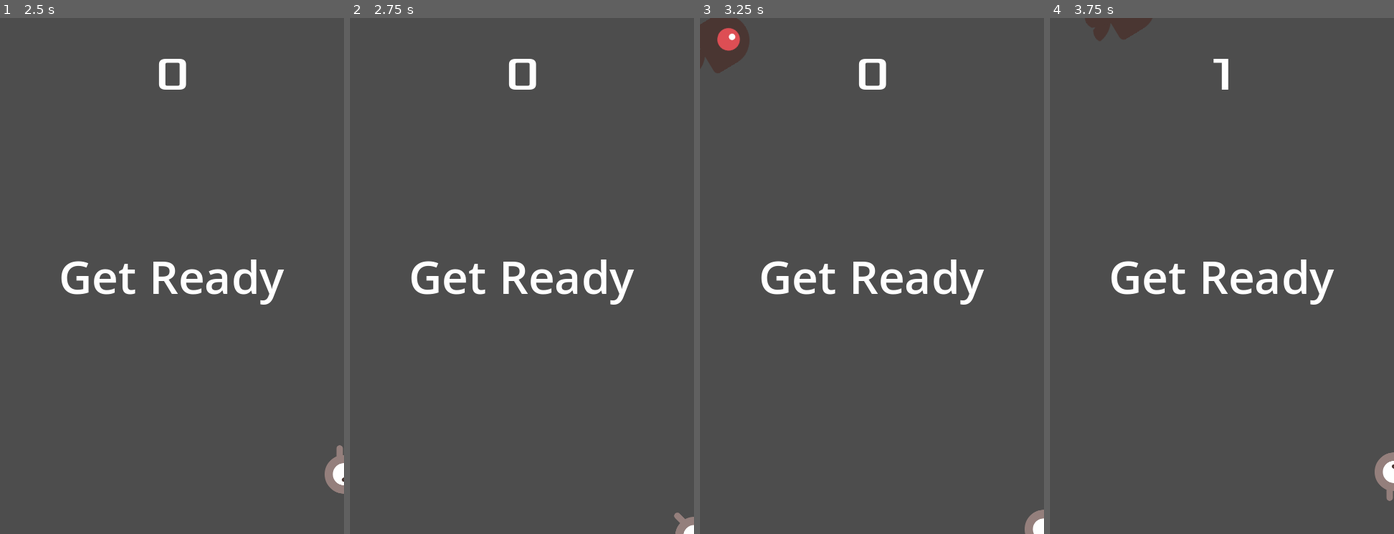
Above: before the commit, frames 1-4 (left to right).
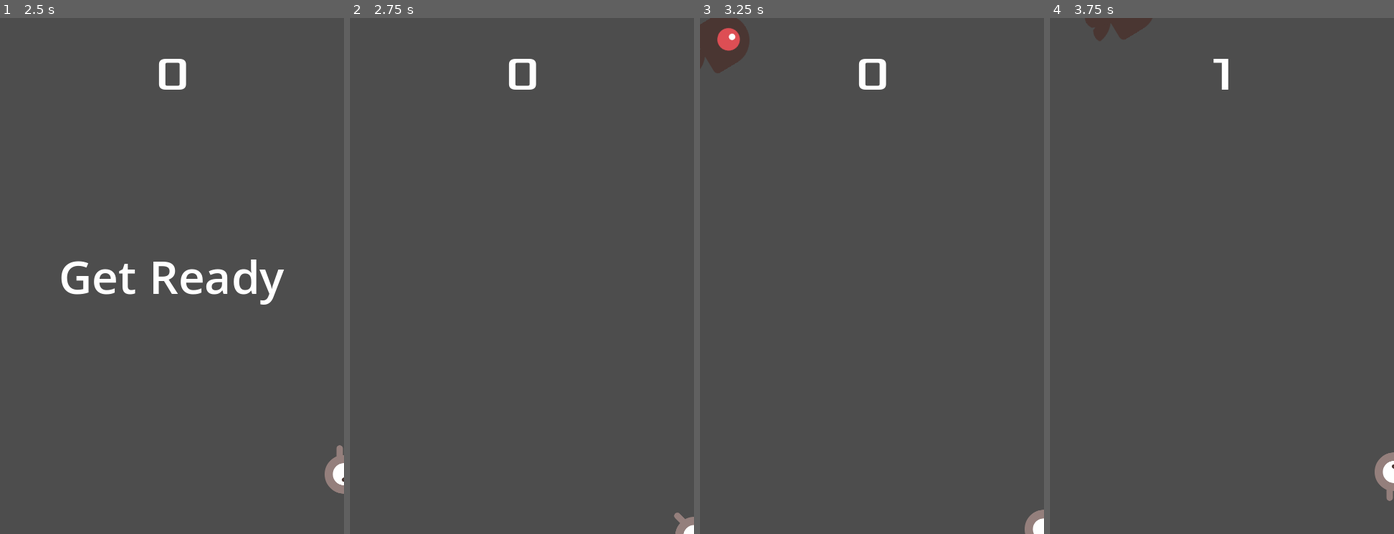
Above: after the commit, the same moments.

Repository: Ikit24/First_godot_game
Game: Godot game, scene res://main.tscn
Two runs of this game, one before a commit and one after it. Both use one fixed random seed, a clock stepped at 60 frames per second and the inputs below.
Inputs:
- Up to frame 1 (2.5 s): click "Start" at 0.5 s; tap Enter at 1.25 s; hold Right (move_right) 1.28-2.03 s; hold Down (move_down) from 2.03 s (still down)
- Up to frame 2 (2.75 s): keep holding Down (move_down)
- Up to frame 3 (3.25 s): release Down (move_down) at 2.78 s; hold Right (move_right) from 2.78 s (still down)
- Up to frame 4 (3.75 s): release Right (move_right) at 3.53 s; hold Up (move_up) from 3.53 s (still down)

Frame 1 is identical in both runs. In frame 2, 1.7% of the frame differs, in the area x 17-83%, y 46-56%; in frame 3, 1.7%; in frame 4, 1.7%.

Commit message:
debuggin finished, removed old creeps

Diff:
--- a/first_2d_game/hud.gd
+++ b/first_2d_game/hud.gd
@@ -7,14 +7,15 @@
 	$Message.show()
 	$MessageTimer.start()
 
+func hide_message():
+	$Message.hide()
+
 func show_game_over():
 	show_message("Game Over")
-	# Wait until the MessageTimer has counted down.
 	await $MessageTimer.timeout
 
 	$Message.text = "Dodge the Creeps!"
 	$Message.show()
-	# Make a one-shot timer and wait for it to finish.
 	await get_tree().create_timer(1.0).timeout
 	$StartButton.show()
 
--- a/first_2d_game/main.gd
+++ b/first_2d_game/main.gd
@@ -13,6 +13,7 @@
 	$StartTimer.start()
 	$HUD.update_score(score)
 	$HUD.show_message("Get Ready")
+	get_tree().call_group("mobs", "queue_free")
 
 func _on_mob_timer_timeout():
 	var mob = mob_scene.instantiate()
@@ -33,13 +34,14 @@
 func _on_start_timer_timeout() -> void:
 	$MobTimer.start()
 	$ScoreTimer.start()
+	$HUD.hide_message()
 
 func _ready():
 	$MobPath.curve.clear_points()
-	$MobPath.curve.add_point(Vector2(0, 0))        # Top-left
-	$MobPath.curve.add_point(Vector2(1152, 0))     # Top-right
-	$MobPath.curve.add_point(Vector2(1152, 648))   # Bottom-right
-	$MobPath.curve.add_point(Vector2(0, 648))      # Bottom-left
+	$MobPath.curve.add_point(Vector2(0, 0))
+	$MobPath.curve.add_point(Vector2(1152, 0))
+	$MobPath.curve.add_point(Vector2(1152, 648))
+	$MobPath.curve.add_point(Vector2(0, 648))
 	$MobPath.curve.add_point(Vector2(0, 0))
 
 func _on_hud_start_game() -> void:
--- a/first_2d_game/mob.gd
+++ b/first_2d_game/mob.gd
@@ -4,6 +4,5 @@
 	var mob_types = Array($AnimatedSprite2D.sprite_frames.get_animation_names())
 	$AnimatedSprite2D.animation = mob_types.pick_random()
 
-
 func _on_visible_on_screen_notifier_2d_screen_exited():
 	queue_free()
--- a/first_2d_game/mob.tscn
+++ b/first_2d_game/mob.tscn
@@ -46,7 +46,7 @@
 
 [sub_resource type="CapsuleShape2D" id="CapsuleShape2D_b3mxk"]
 
-[node name="Mob" type="RigidBody2D"]
+[node name="Mob" type="RigidBody2D" groups=["mobs"]]
 collision_mask = 0
 gravity_scale = 0.0
 script = ExtResource("1_1qmh0")
--- a/first_2d_game/player.gd
+++ b/first_2d_game/player.gd
@@ -35,7 +35,7 @@
 		$AnimatedSprite2D.animation = "up"
 
 func _on_body_entered(body: Node2D) -> void:
-	if body.name == "Player":
+	if body.is_in_group("mobs") or body is RigidBody2D:
 		hide()
 		hit.emit()
 		$CollisionShape2D.set_deferred("disabled", true)
